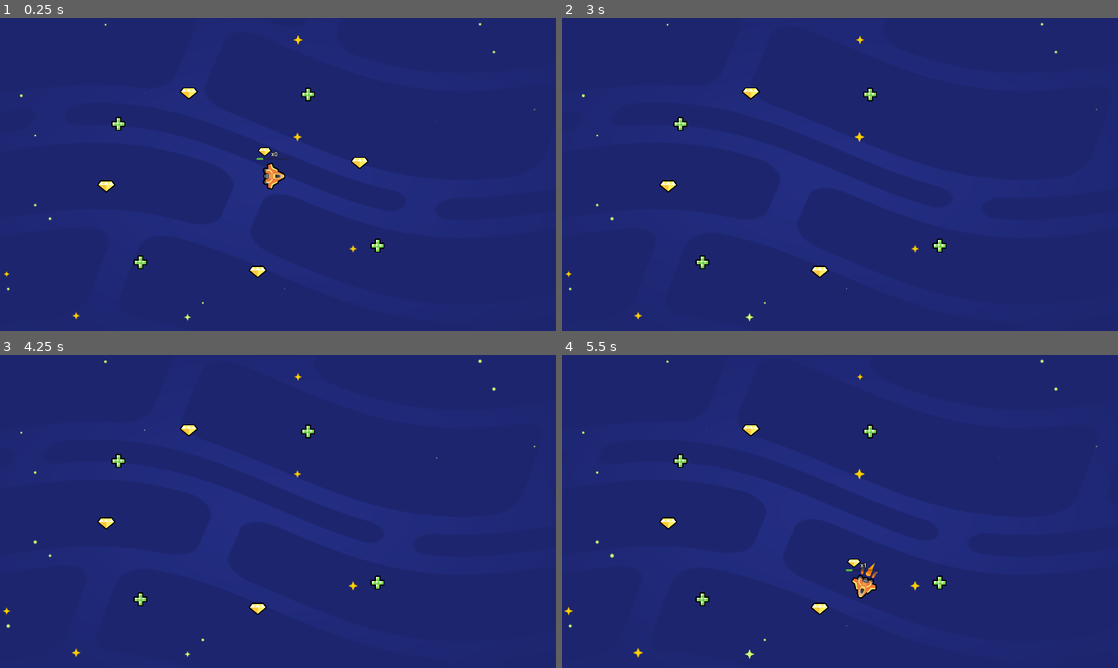
Above: before the commit, frames 1-4 (two rows, left to right).
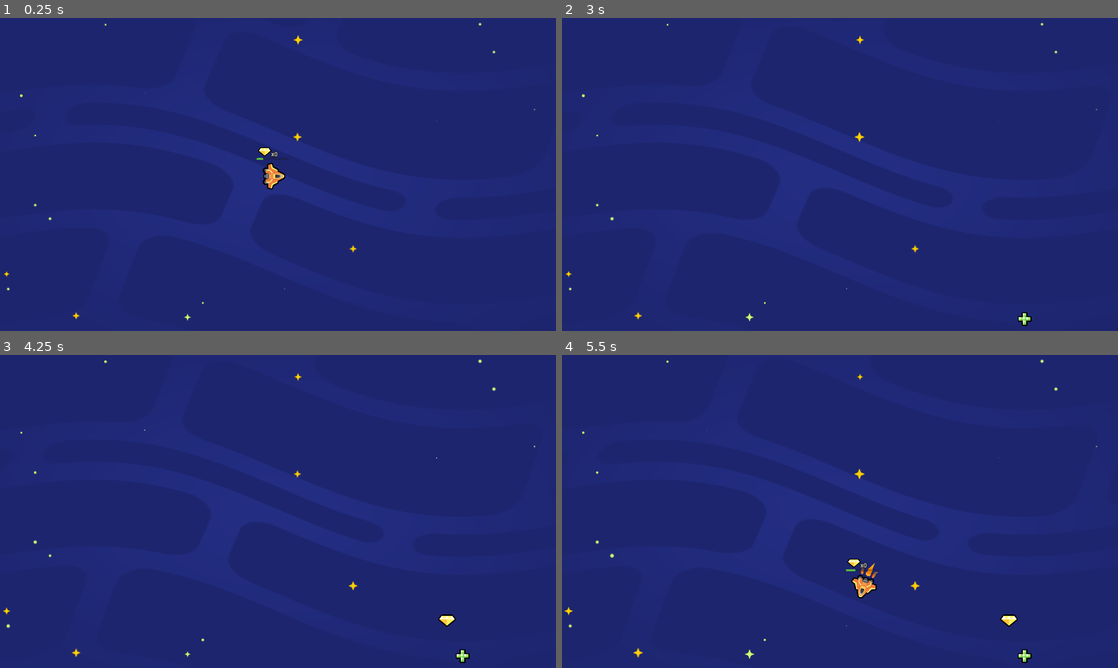
Above: after the commit, the same moments.

Repository: JuliaLui642/2d-GameDev-Courses
Game: Godot game, scene res://lessons/space_level.tscn
Two runs of this game, one before a commit and one after it. Both use one fixed random seed, a clock stepped at 60 frames per second and the inputs below.
Inputs:
- Up to frame 1 (0.25 s): no input
- Up to frame 2 (3 s): hold D (move_right) 0.53-1.28 s; hold S (move_down) 1.28-2.03 s; hold D (move_right) 2.03-2.78 s; hold W (move_up) from 2.78 s (still down)
- Up to frame 3 (4.25 s): tap Enter at 3.5 s; release W (move_up) at 3.53 s; hold A (move_left) from 3.53 s (still down)
- Up to frame 4 (5.5 s): release A (move_left) at 5.03 s; hold S (move_down) from 5.03 s (still down)

The runs differ from the first frame. In frame 1, 0.6% of the frame differs, in the area x 17-70%, y 22-84%; in frame 2, 0.6%; in frame 3, 0.7%; in frame 4, 0.7%, in the area x 17-85%, y 22-99%.

Commit message:
M5. L7 and L7.P1

Diff:
--- a/05.loot_it_all_workbook/lessons/random_item_placer.gd
+++ b/05.loot_it_all_workbook/lessons/random_item_placer.gd
@@ -1,8 +1,21 @@
 extends Node2D
 
+var item_scenes := [
+	preload("res://lessons/gem.tscn"),
+	preload("res://lessons/health_pack.tscn")
+]
+
 func _ready() -> void:
-	get_node("Timer").timeout.connect(_on_timer_timeout())
+	get_node("Timer").timeout.connect(_on_timer_timeout)
 
 
 func _on_timer_timeout():
-	pass # Replace with function body.
+	var random_item_scene: PackedScene = item_scenes.pick_random()
+	var item_instance := random_item_scene.instantiate()
+	add_child(item_instance)
+
+	var viewport_size := get_viewport_rect().size
+	var random_position := Vector2(0, 0)
+	random_position.x = randf_range(0, viewport_size.x)
+	random_position.y = randf_range(0, viewport_size.y)
+	item_instance.position = random_position
--- a/05.loot_it_all_workbook/lessons/random_item_placer.tscn
+++ b/05.loot_it_all_workbook/lessons/random_item_placer.tscn
@@ -8,6 +8,4 @@
 [node name="Timer" type="Timer" parent="."]
 autostart = true
 
-[node name="Camera2D" type="Camera2D" parent="."]
-
 [connection signal="timeout" from="Timer" to="." method="_on_timer_timeout"]
--- a/05.loot_it_all_workbook/lessons/space_level.tscn
+++ b/05.loot_it_all_workbook/lessons/space_level.tscn
@@ -1,9 +1,8 @@
-[gd_scene load_steps=5 format=3 uid="uid://btkjymc78ap8d"]
+[gd_scene load_steps=4 format=3 uid="uid://btkjymc78ap8d"]
 
 [ext_resource type="PackedScene" uid="uid://dmv50krf4bo5r" path="res://lessons/ship.tscn" id="2_2j1u5"]
 [ext_resource type="PackedScene" uid="uid://bxfevggvxo634" path="res://assets/background/space_background.tscn" id="3_e6xy1"]
-[ext_resource type="PackedScene" uid="uid://d812bmns6nrd" path="res://lessons/health_pack.tscn" id="3_ewv0d"]
-[ext_resource type="PackedScene" uid="uid://c068utxg5th0p" path="res://lessons/gem.tscn" id="4_gj5kk"]
+[ext_resource type="PackedScene" uid="uid://bbqnqew7a7dyv" path="res://lessons/random_item_placer.tscn" id="3_r7c8l"]
 
 [node name="Level" type="Node2D"]
 
@@ -12,26 +11,5 @@
 
 [node name="SpaceBackground" parent="." instance=ExtResource("3_e6xy1")]
 
-[node name="HealthPack" parent="." instance=ExtResource("3_ewv0d")]
-position = Vector2(409, 366)
-
-[node name="HealthPack2" parent="." instance=ExtResource("3_ewv0d")]
-position = Vector2(485, 843)
-
-[node name="HealthPack3" parent="." instance=ExtResource("3_ewv0d")]
-position = Vector2(1064, 264)
-
-[node name="HealthPack4" parent="." instance=ExtResource("3_ewv0d")]
-position = Vector2(1304, 786)
-
-[node name="Gem" parent="." instance=ExtResource("4_gj5kk")]
-position = Vector2(652, 260)
-
-[node name="Gem2" parent="." instance=ExtResource("4_gj5kk")]
-position = Vector2(367, 581)
-
-[node name="Gem3" parent="." instance=ExtResource("4_gj5kk")]
-position = Vector2(890, 876)
-
-[node name="Gem4" parent="." instance=ExtResource("4_gj5kk")]
-position = Vector2(1242, 500)
+[node name="random_item_placer" parent="." instance=ExtResource("3_r7c8l")]
+position = Vector2(961, 538)
--- a/05.loot_it_all_workbook/practices/L7.P1.spawn_random_items/random_collectible_placer.gd
+++ b/05.loot_it_all_workbook/practices/L7.P1.spawn_random_items/random_collectible_placer.gd
@@ -1,6 +1,8 @@
 extends Node2D
 
 var collectible_scenes := [
+	preload("coin.tscn"),
+	preload("energy_pack.tscn")
 ]
 
 
@@ -9,4 +11,6 @@
 
 
 func _on_timer_timeout() -> void:
-	pass
+	var random_collectible_scene: PackedScene = collectible_scenes.pick_random() #pass
+	var collectible_instance := random_collectible_scene.instantiate() #
+	add_child(collectible_instance) #
--- a/05.loot_it_all_workbook/practices/L7.P1.spawn_random_items/spawn_random_items.tscn
+++ b/05.loot_it_all_workbook/practices/L7.P1.spawn_random_items/spawn_random_items.tscn
@@ -1,13 +1,11 @@
-[gd_scene load_steps=3 format=3]
+[gd_scene load_steps=2 format=3 uid="uid://cbhj4e3w7gtoa"]
 
 [ext_resource type="PackedScene" path="res://practices/L7.P1.spawn_random_items/random_collectible_placer.tscn" id="1_xxubk"]
-[ext_resource type="Script" path="res://practices/L7.P1.spawn_random_items/random_collectible_placer.gd" id="2_fmxc1"]
 
 [node name="SpawnRandomItems" type="Node2D"]
 
-[node name="RandomCollectiblePlacer" type="Node2D" parent="." instance=ExtResource("1_xxubk")]
+[node name="RandomCollectiblePlacer" parent="." instance=ExtResource("1_xxubk")]
 position = Vector2(960, 540)
-script = ExtResource("2_fmxc1")
 
 [node name="ExtraVisuals" type="Node" parent="."]
 
